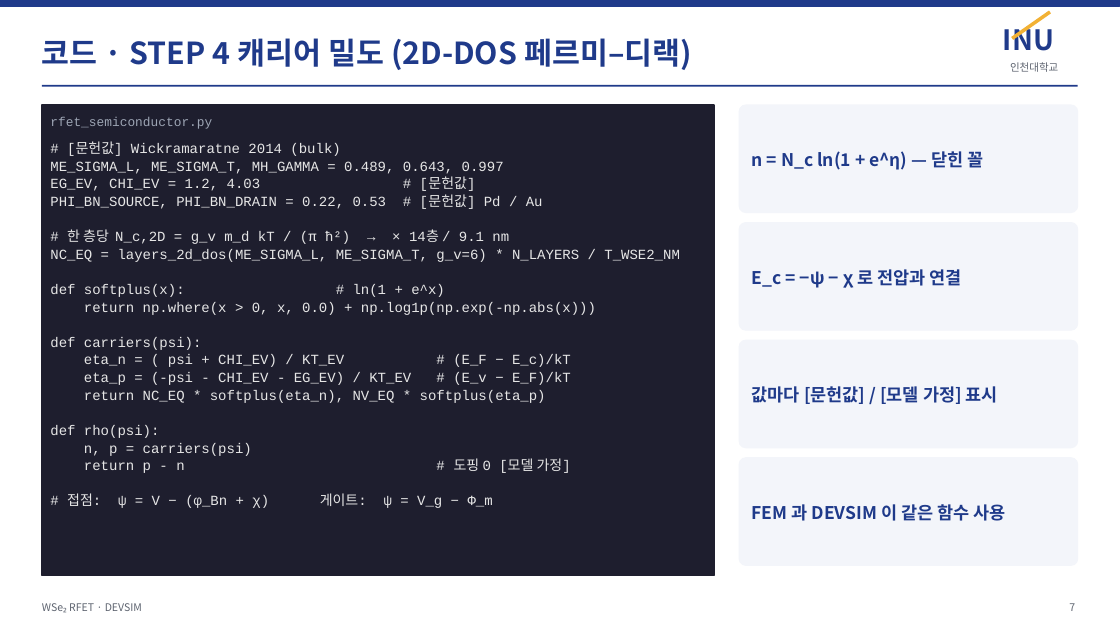
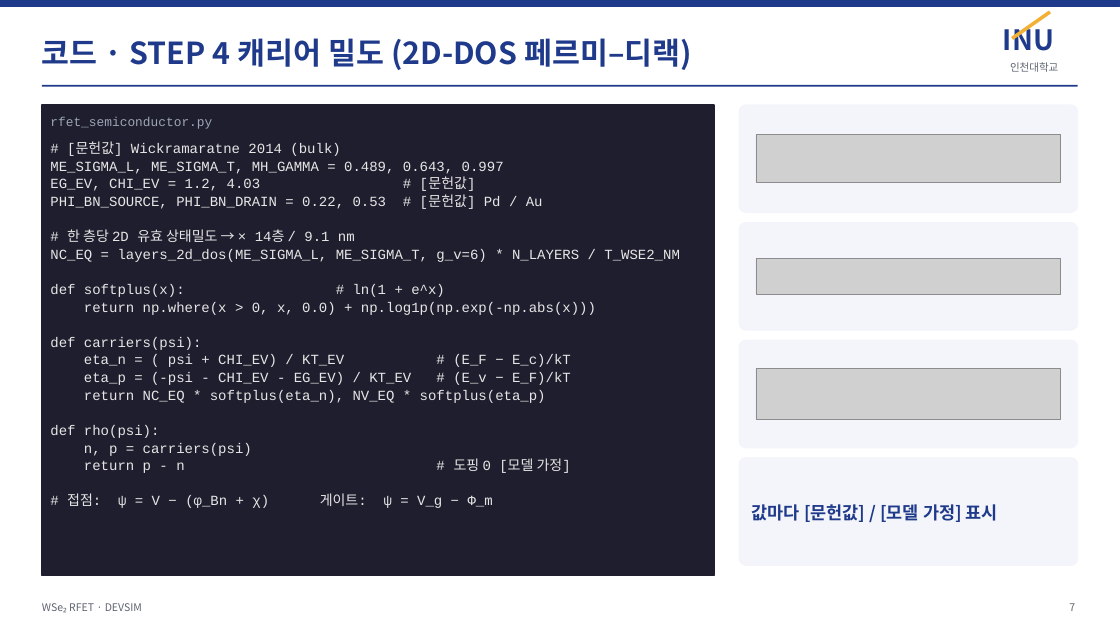
Before and after one commit to jiseonyang-9070/rfet, a slide deck: slide 7 of slides/RFET_progress_INU.pptx. Drawn at 1120x630 pixels with LibreOffice and Linux fonts; fonts in the diff are those of the drawing; grey boxes stand for pictures. Boxes give left, top, right and bottom in pixels: in the first picture for what was removed or moved away, otherwise in the second. Text is boxed around its words. In the diff, an @@ line names an element or a change of style, - is before the commit and + after.

```diff
--- a/slides/RFET_progress_INU.pptx
+++ b/slides/RFET_progress_INU.pptx
@@ text removed at [752,148,984,171] @@
-n = N_c ln(1 + e^η) — 닫힌 꼴
@@ picture added at [756,135,1061,183] @@
@@ text at [67,229,355,242]: text changed @@
-# 한 층당 N_c,2D = g_v m_d kT / (π ħ²) → × 14층 / 9.1 nm
+# 한 층당 2D 유효 상태밀도 → × 14층 / 9.1 nm
@@ text removed at [752,269,962,288] @@
-E_c = −ψ − χ 로 전압과 연결
@@ picture added at [756,259,1061,294] @@
@@ text removed at [752,386,998,404] @@
-값마다 [문헌값] / [모델 가정] 표시
@@ picture added at [756,369,1061,419] @@
@@ text at [752,504,998,522]: text changed @@
-FEM 과 DEVSIM 이 같은 함수 사용
+값마다 [문헌값] / [모델 가정] 표시
```
Also in this commit, not shown: 1 other slide changed, 1 other file.
